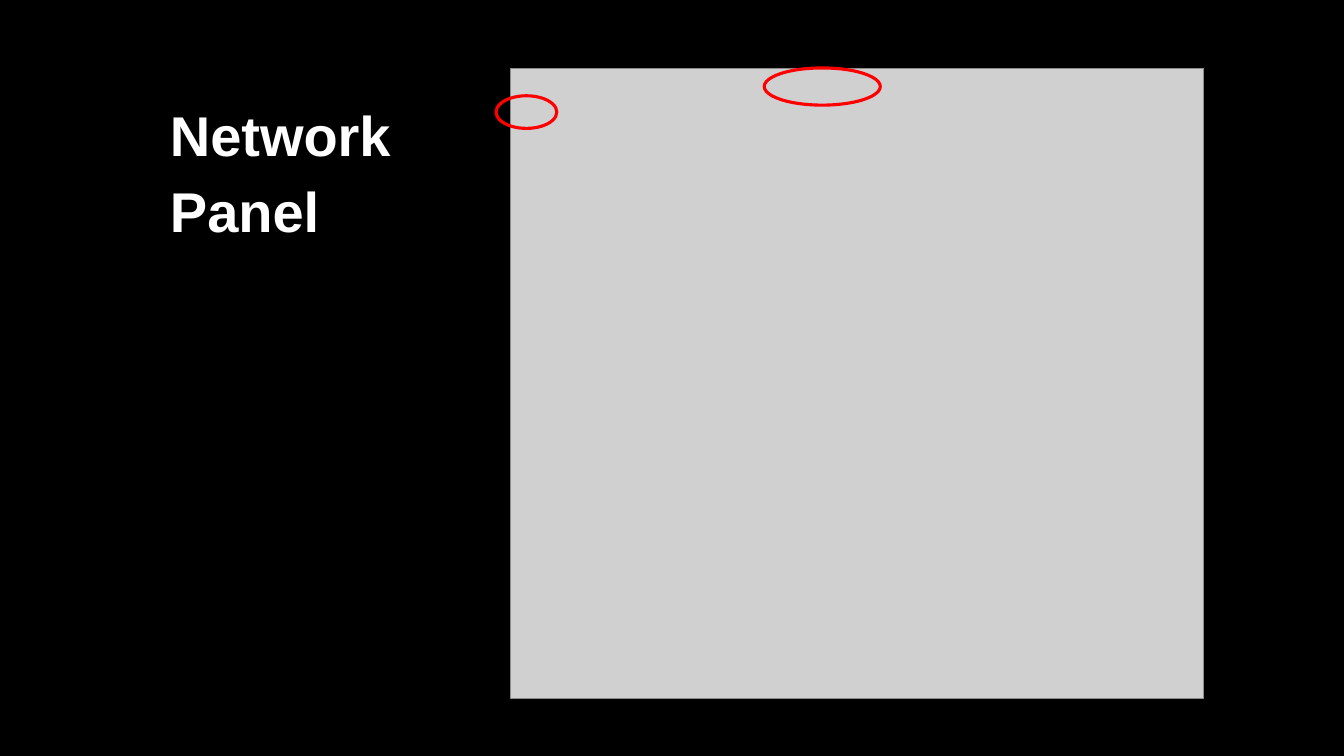
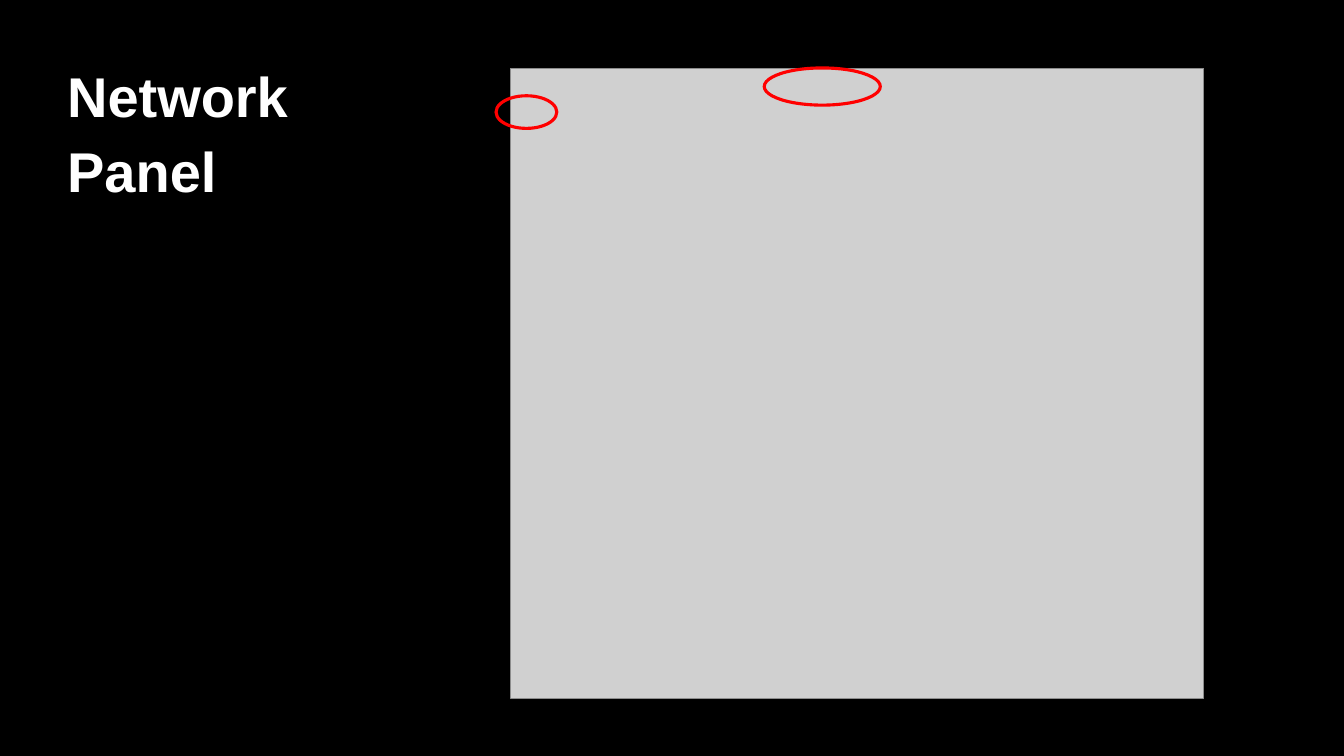
Before and after one commit to JakobieBrown/ChromeDevToolsWorkshop, a slide deck: slide 20 of ChromeDevToolsPresentation.pptx. Drawn at 1344x756 pixels with LibreOffice and Linux fonts; fonts in the diff are those of the drawing; grey boxes stand for pictures; background and template pictures are left out. Boxes give left, top, right and bottom in pixels: in the first picture for what was removed or moved away, otherwise in the second. Text is boxed around its words. In the diff, an @@ line names an element or a change of style, - is before the commit and + after.

```diff
--- a/ChromeDevToolsPresentation.pptx
+++ b/ChromeDevToolsPresentation.pptx
@@ text "Network": place and size @@
-text "Network" at [170,115,391,233]
+text "Network" at [67,76,288,193]
```
Also in this commit, not shown: 3 other slides changed.
